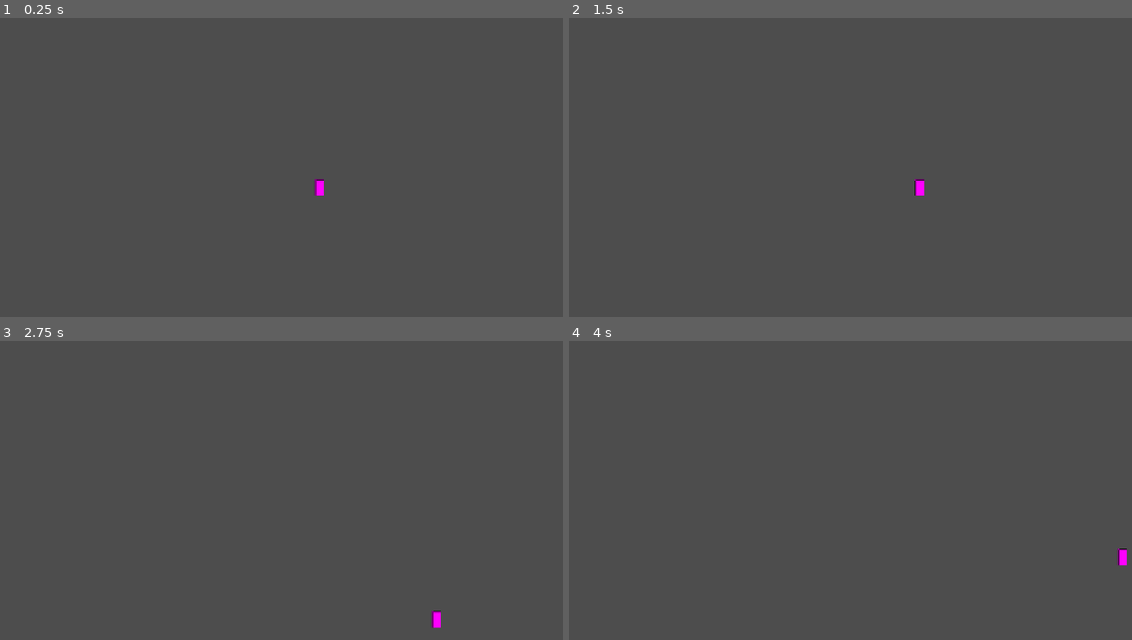
Above: before the commit, frames 1-4 (two rows, left to right).
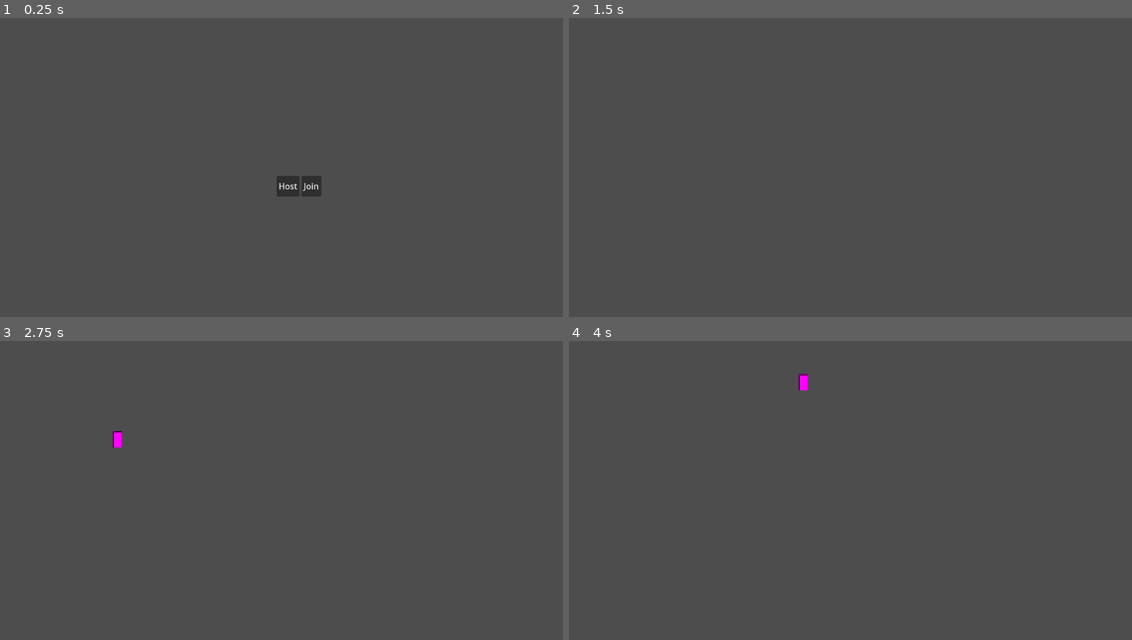
Above: after the commit, the same moments.

Repository: dsxksss/2-dfps-demo
Game: Godot game, scene res://src/ui/main_menu.tscn
Two runs of this game, one before a commit and one after it. Both use one fixed random seed, a clock stepped at 60 frames per second and the inputs below. Before the commit the project starts from res://src/main.tscn.
Inputs (mouse positions are in pixels of both pictures, inside the frame that each line leads up to):
- Up to frame 1 (0.25 s): no input
- Up to frame 2 (1.5 s): click (856, 185) at 0.5 s, where only the run after the commit has a clickable "Host"; tap Enter at 1.25 s; hold D (player_right) from 1.28 s (still down)
- Up to frame 3 (2.75 s): release D (player_right) at 2.03 s; hold S (player_down) from 2.03 s (still down)
- Up to frame 4 (4 s): release S (player_down) at 2.78 s; hold D (player_right) 2.78-3.53 s; hold W (player_up) from 3.53 s (still down)

The runs differ from the first frame. In frame 1, 0.5% of the frame differs, in the area x 49-58%, y 52-60%; in frame 2, 0.1%; in frame 3, 0.2%; in frame 4, 0.2%.

Commit message:
feat 实现rpc网络服务器客户端及同步多个玩家位置

Diff:
--- a/project.godot
+++ b/project.godot
@@ -11,7 +11,7 @@
 [application]
 
 config/name="2dfps_demo"
-run/main_scene="uid://q6hvr2r8w212"
+run/main_scene="uid://bi8j4u54huxic"
 config/features=PackedStringArray("4.5", "GL Compatibility")
 config/icon="res://src/icon.svg"
 
--- /dev/null
+++ b/src/component/player_input_synchronizer_component.gd
@@ -0,0 +1,11 @@
+class_name PlayerInputSynchronizerComponent
+extends MultiplayerSynchronizer
+
+var movement_vector: Vector2 = Vector2.ZERO
+
+func _process(_delta: float) -> void:
+	if is_multiplayer_authority():
+		gather_input()
+
+func gather_input() -> void:
+	movement_vector = Input.get_vector("player_left", "player_right", "player_up", "player_down")
--- /dev/null
+++ b/src/component/player_input_synchronizer_component.tscn
@@ -0,0 +1,13 @@
+[gd_scene load_steps=3 format=3 uid="uid://0ag4v8s8jiwn"]
+
+[ext_resource type="Script" uid="uid://5kh67nyfk32q" path="res://src/component/player_input_synchronizer_component.gd" id="1_0pk28"]
+
+[sub_resource type="SceneReplicationConfig" id="SceneReplicationConfig_4anbu"]
+properties/0/path = NodePath(".:movement_vector")
+properties/0/spawn = true
+properties/0/replication_mode = 2
+
+[node name="PlayerInputSynchronizerComponent" type="MultiplayerSynchronizer"]
+root_path = NodePath(".")
+replication_config = SubResource("SceneReplicationConfig_4anbu")
+script = ExtResource("1_0pk28")
--- a/src/main.gd
+++ b/src/main.gd
@@ -1,12 +1,22 @@
 extends Node
 
-var a = 10
+var player_scene: PackedScene = preload("uid://fb27g4i45gam")
+
+@onready var multiplayer_spawner: MultiplayerSpawner = $MultiplayerSpawner
 
 # Called when the node enters the scene tree for the first time.
 func _ready() -> void:
-	print("hello")
+	multiplayer_spawner.spawn_function = func(data):
+		var player = player_scene.instantiate() as Player
+		player.name = str(data.peer_id)
+		player.input_multiplayer_authority = data.peer_id
+		return player
+
+	peer_ready.rpc_id(1)
 
 
-# Called every frame. 'delta' is the elapsed time since the previous frame.
-func _process(delta: float) -> void:
-	pass
+
+@rpc("any_peer", "call_local", "reliable")
+func peer_ready():
+	var sender_id = multiplayer.get_remote_sender_id()
+	multiplayer_spawner.spawn({"peer_id": sender_id})
--- a/src/main.tscn
+++ b/src/main.tscn
@@ -1,10 +1,9 @@
-[gd_scene load_steps=3 format=3 uid="uid://q6hvr2r8w212"]
+[gd_scene load_steps=2 format=3 uid="uid://q6hvr2r8w212"]
 
 [ext_resource type="Script" uid="uid://c6h8kathi6t3h" path="res://src/main.gd" id="1_eewff"]
-[ext_resource type="PackedScene" uid="uid://fb27g4i45gam" path="res://src/player/player.tscn" id="2_gh0ne"]
 
 [node name="Main" type="Node"]
 script = ExtResource("1_eewff")
 
-[node name="Player" parent="." instance=ExtResource("2_gh0ne")]
-position = Vector2(614, 342)
+[node name="MultiplayerSpawner" type="MultiplayerSpawner" parent="."]
+spawn_path = NodePath("..")
--- a/src/player/player.gd
+++ b/src/player/player.gd
@@ -1,8 +1,16 @@
+class_name Player
 extends CharacterBody2D
+
+@onready var player_input_synchronizer_component: PlayerInputSynchronizerComponent = $PlayerInputSynchronizerComponent
+
+var input_multiplayer_authority: int
 
 const SPEED = 300.0
 
-func _physics_process(delta: float) -> void:
-	var movement_vector = Input.get_vector("player_left", "player_right", "player_up", "player_down")
-	velocity = movement_vector * SPEED
+func _ready() -> void:
+	player_input_synchronizer_component.set_multiplayer_authority(input_multiplayer_authority)
+	set_process(is_multiplayer_authority())
+
+func _process(_delta: float) -> void:
+	velocity = player_input_synchronizer_component.movement_vector * SPEED
 	move_and_slide()
--- a/src/player/player.tscn
+++ b/src/player/player.tscn
@@ -1,6 +1,12 @@
-[gd_scene load_steps=4 format=3 uid="uid://fb27g4i45gam"]
+[gd_scene load_steps=6 format=3 uid="uid://fb27g4i45gam"]
 
 [ext_resource type="Script" uid="uid://csil7tbjbn4tq" path="res://src/player/player.gd" id="1_4anbu"]
+[ext_resource type="PackedScene" uid="uid://0ag4v8s8jiwn" path="res://src/component/player_input_synchronizer_component.tscn" id="2_rxibo"]
+
+[sub_resource type="SceneReplicationConfig" id="SceneReplicationConfig_rxibo"]
+properties/0/path = NodePath(".:global_position")
+properties/0/spawn = true
+properties/0/replication_mode = 1
 
 [sub_resource type="PlaceholderTexture2D" id="PlaceholderTexture2D_qnmj6"]
 size = Vector2(18, 32)
@@ -8,7 +14,13 @@
 [sub_resource type="CircleShape2D" id="CircleShape2D_4anbu"]
 
 [node name="Player" type="CharacterBody2D"]
+collision_layer = 0
 script = ExtResource("1_4anbu")
+
+[node name="PlayerInputSynchronizerComponent" parent="." instance=ExtResource("2_rxibo")]
+
+[node name="MultiplayerSynchronizer" type="MultiplayerSynchronizer" parent="."]
+replication_config = SubResource("SceneReplicationConfig_rxibo")
 
 [node name="Sprite2D" type="Sprite2D" parent="."]
 position = Vector2(0, -16)
--- /dev/null
+++ b/src/ui/main_menu.gd
@@ -0,0 +1,30 @@
+extends Control
+
+@onready var host_button: Button = $HBoxContainer/HostButton
+@onready var join_button: Button = $HBoxContainer/JoinButton
+
+const main_scene: PackedScene = preload("uid://q6hvr2r8w212")
+const PORT := 4242
+
+# Called when the node enters the scene tree for the first time.
+func _ready() -> void:
+	host_button.pressed.connect(_on_host_button_pressed)
+	join_button.pressed.connect(_on_join_button_pressed)
+	multiplayer.connected_to_server.connect(_on_connected_to_server)
+
+
+func _on_host_button_pressed() -> void:
+	print("Host button pressed")
+	var server_peer := ENetMultiplayerPeer.new()
+	server_peer.create_server(PORT)
+	multiplayer.multiplayer_peer = server_peer
+	get_tree().change_scene_to_packed(main_scene)
+
+func _on_join_button_pressed() -> void:
+	print("Join button pressed")
+	var client_peer := ENetMultiplayerPeer.new()
+	client_peer.create_client("localhost", PORT)
+	multiplayer.multiplayer_peer = client_peer
+
+func _on_connected_to_server() -> void:
+	get_tree().change_scene_to_packed(main_scene)
--- /dev/null
+++ b/src/ui/main_menu.tscn
@@ -0,0 +1,36 @@
+[gd_scene load_steps=2 format=3 uid="uid://bi8j4u54huxic"]
+
+[ext_resource type="Script" uid="uid://dpttc3t5n7ayn" path="res://src/ui/main_menu.gd" id="1_qkuje"]
+
+[node name="MainMenu" type="Control"]
+layout_mode = 3
+anchors_preset = 15
+anchor_right = 1.0
+anchor_bottom = 1.0
+grow_horizontal = 2
+grow_vertical = 2
+script = ExtResource("1_qkuje")
+
+[node name="HBoxContainer" type="HBoxContainer" parent="."]
+layout_mode = 1
+anchors_preset = 8
+anchor_left = 0.5
+anchor_top = 0.5
+anchor_right = 0.5
+anchor_bottom = 0.5
+offset_left = -44.5
+offset_top = -20.0
+offset_right = 44.5
+offset_bottom = 20.0
+grow_horizontal = 2
+grow_vertical = 2
+
+[node name="HostButton" type="Button" parent="HBoxContainer"]
+layout_mode = 2
+text = "Host
+"
+
+[node name="JoinButton" type="Button" parent="HBoxContainer"]
+layout_mode = 2
+text = "Join
+"
Not shown, added: src/component/player_input_synchronizer_component.gd.uid
Not shown, added: src/ui/main_menu.gd.uid
